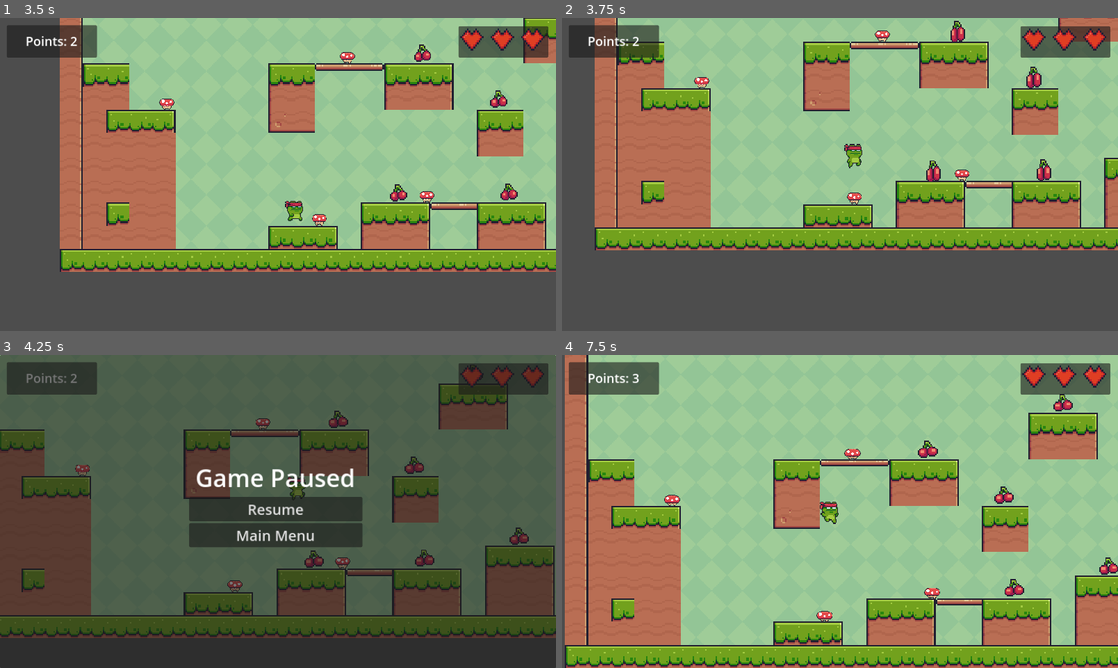
Above: before the commit, frames 1-4 (two rows, left to right).
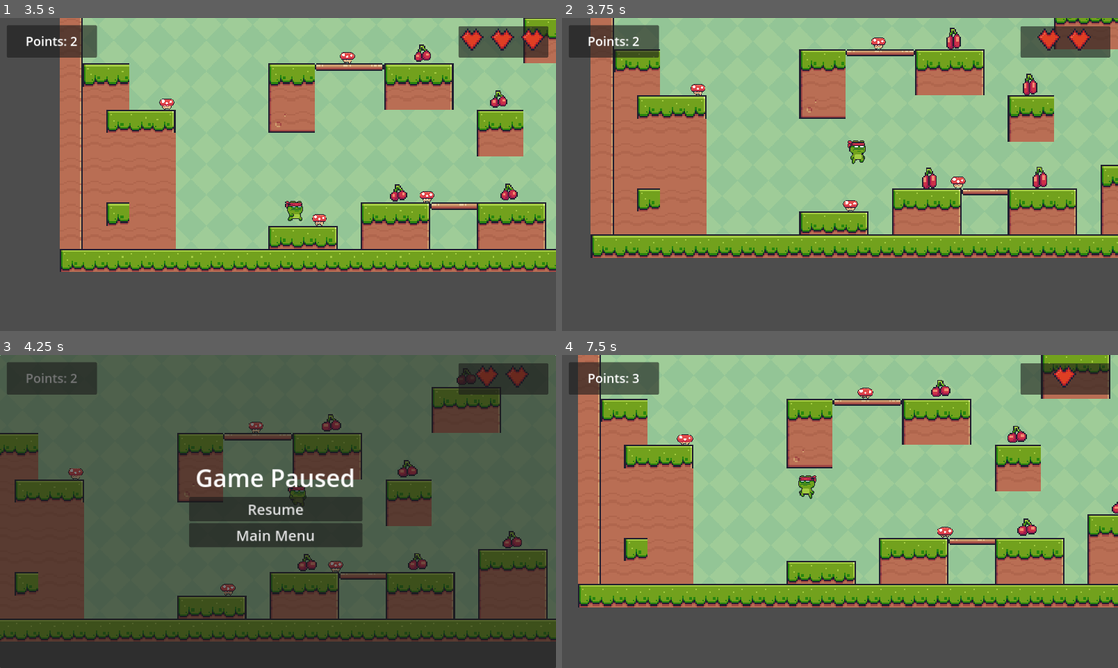
Above: after the commit, the same moments.

Repository: aatansen/2D-Game-Using-Godot-4-Game-Engine
Game: Godot game, scene res://scenes/levels/level1.tscn
Same seed, same stepped clock (60 frames per second), same inputs: the game is played once before the commit and once after it. This scene is started directly instead of the project's main scene.
Inputs:
- Up to frame 1 (3.5 s): hold D (right) 0.53-2.03 s; tap Space (jump) at 0.6, 0.77, 1.07, 1.35, 1.52, 1.82, 2.1, 2.85, 3.02, 3.32 s; hold Left (left) 2.03-2.78 s; hold D (right) from 2.78 s (still down)
- Up to frame 2 (3.75 s): keep holding D (right); tap Space (jump) at 3.6 s
- Up to frame 3 (4.25 s): keep holding D (right); tap Space (jump) at 3.77, 4.07 s; tap Escape (pause) at 4.15 s
- Up to frame 4 (7.5 s): release D (right) at 4.25 s; click "Resume" at 4.25 s; hold Left (left) 5.03-5.78 s; tap Space (jump) at 5.1, 5.27, 5.57, 5.85, 6.6, 6.77, 7.07, 7.35 s; hold D (right) 5.78-6.53 s; hold Left (left) from 6.53 s (still down)

Frame 1 is identical in both runs. In frame 2, 21% of the frame differs, in the area x 5-100%, y 0-77%; in frame 3, 15%; in frame 4, 56%, in the area x 0-100%, y 0-100%.

Commit message:
Health Points increase decrease added and few modification on level design

Diff:
--- a/game_manager.gd
+++ b/game_manager.gd
@@ -1,8 +1,22 @@
 extends Node
 
 @onready var poinst_label: Label = %PoinstLabel
+@export var hearts: Array[Node]
 
 var points=0
+var lives=3
+
+func decrease_health():
+	lives-=1
+	print(lives)
+	for h in 3:
+		if h<lives:
+			hearts[h].show()
+		else:
+			hearts[h].hide()
+	if lives<=0:
+		get_tree().reload_current_scene()
+
 func add_point():
 	points+=1
 	poinst_label.text = "Points: " + str(points)
--- a/scenes/game_objects/enemy.gd
+++ b/scenes/game_objects/enemy.gd
@@ -1,9 +1,11 @@
 extends RigidBody2D
-
+@onready var game_manager: Node = %GameManager
 
 func _on_area_2d_body_entered(body: Node2D) -> void:
 	if body.name == "CharacterBody2D":
 		var y_delta=position.y-body.position.y
+		var x_delta=body.position.x-position.x
+		print("x delta value: ",x_delta)
 		if y_delta>47:
 			print("Destroy Enemy ",y_delta)
 			queue_free()
@@ -11,3 +13,8 @@
 		else:
 			print("Health Decrease ",y_delta)
 			#body.queue_free()
+			game_manager.decrease_health()
+			if x_delta>0:
+				body.jump_side(500)
+			else:
+				body.jump_side(-500)
--- a/scenes/game_objects/main_character.gd
+++ b/scenes/game_objects/main_character.gd
@@ -7,6 +7,10 @@
 
 func jump():
 	velocity.y=JUMP_VELOCITY
+
+func jump_side(x):
+	velocity.y=JUMP_VELOCITY
+	velocity.x=x
 
 func _physics_process(delta: float) -> void:
 	#Animations
--- a/scenes/levels/level1.tscn
+++ b/scenes/levels/level1.tscn
@@ -180,9 +180,10 @@
 
 [node name="Node" type="Node"]
 
-[node name="GameManager" type="Node" parent="."]
+[node name="GameManager" type="Node" parent="." node_paths=PackedStringArray("hearts")]
 unique_name_in_owner = true
 script = ExtResource("5_fdjay")
+hearts = [NodePath("../UI/hearts/HBoxContainer/heart"), NodePath("../UI/hearts/HBoxContainer/heart2"), NodePath("../UI/hearts/HBoxContainer/heart3")]
 
 [node name="Scene Objects" type="Node" parent="."]
 
--- a/scenes/levels/level2.tscn
+++ b/scenes/levels/level2.tscn
@@ -7,6 +7,9 @@
 [ext_resource type="PackedScene" uid="uid://2sb5yocutbej" path="res://scenes/game_objects/collectable.tscn" id="5_kimx6"]
 [ext_resource type="PackedScene" uid="uid://dyx7uld14q1yo" path="res://scenes/game_objects/finish.tscn" id="6_7tdav"]
 [ext_resource type="PackedScene" uid="uid://cwwndb167u0wu" path="res://scenes/levels/level3.tscn" id="7_x4m70"]
+[ext_resource type="Texture2D" uid="uid://c4er2ppf7uv6w" path="res://assets/objects/heart.png" id="8_21chk"]
+[ext_resource type="Script" path="res://scenes/levels/pause.gd" id="9_ido3g"]
+[ext_resource type="PackedScene" uid="uid://ba5kh4sf4kxh4" path="res://scenes/game_objects/enemy.tscn" id="9_xxh5v"]
 
 [sub_resource type="TileSetAtlasSource" id="TileSetAtlasSource_yik4t"]
 texture = ExtResource("3_f4ach")
@@ -193,9 +196,10 @@
 
 [node name="Node" type="Node"]
 
-[node name="GameManager" type="Node" parent="."]
+[node name="GameManager" type="Node" parent="." node_paths=PackedStringArray("hearts")]
 unique_name_in_owner = true
 script = ExtResource("1_hv5gx")
+hearts = [NodePath("../UI/hearts/HBoxContainer/heart"), NodePath("../UI/hearts/HBoxContainer/heart2"), NodePath("../UI/hearts/HBoxContainer/heart3")]
 
 [node name="Scene Objects" type="Node" parent="."]
 
@@ -260,6 +264,47 @@
 [node name="Finish" parent="Scene Objects" instance=ExtResource("6_7tdav")]
 position = Vector2(2329, 112)
 target_level = ExtResource("7_x4m70")
+
+[node name="Enemies" type="Node" parent="Scene Objects"]
+
+[node name="Enemy" parent="Scene Objects/Enemies" instance=ExtResource("9_xxh5v")]
+position = Vector2(117, 458)
+
+[node name="Enemy2" parent="Scene Objects/Enemies" instance=ExtResource("9_xxh5v")]
+position = Vector2(504, 364)
+
+[node name="Enemy3" parent="Scene Objects/Enemies" instance=ExtResource("9_xxh5v")]
+position = Vector2(894, 508)
+
+[node name="Enemy4" parent="Scene Objects/Enemies" instance=ExtResource("9_xxh5v")]
+position = Vector2(1180, 363)
+
+[node name="Enemy5" parent="Scene Objects/Enemies" instance=ExtResource("9_xxh5v")]
+position = Vector2(1176, 164)
+
+[node name="Enemy6" parent="Scene Objects/Enemies" instance=ExtResource("9_xxh5v")]
+position = Vector2(844, 169)
+
+[node name="Enemy7" parent="Scene Objects/Enemies" instance=ExtResource("9_xxh5v")]
+position = Vector2(1676, 218)
+
+[node name="Enemy8" parent="Scene Objects/Enemies" instance=ExtResource("9_xxh5v")]
+position = Vector2(2183, 603)
+
+[node name="Enemy9" parent="Scene Objects/Enemies" instance=ExtResource("9_xxh5v")]
+position = Vector2(2283, 315)
+
+[node name="Enemy10" parent="Scene Objects/Enemies" instance=ExtResource("9_xxh5v")]
+position = Vector2(2037, 505)
+
+[node name="Enemy11" parent="Scene Objects/Enemies" instance=ExtResource("9_xxh5v")]
+position = Vector2(1559, 601)
+
+[node name="Enemy12" parent="Scene Objects/Enemies" instance=ExtResource("9_xxh5v")]
+position = Vector2(1751, 459)
+
+[node name="Enemy13" parent="Scene Objects/Enemies" instance=ExtResource("9_xxh5v")]
+position = Vector2(1912, 363)
 
 [node name="UI" type="CanvasLayer" parent="."]
 
@@ -281,3 +326,94 @@
 text = "Points: 0"
 horizontal_alignment = 1
 vertical_alignment = 1
+
+[node name="hearts" type="Panel" parent="UI"]
+anchors_preset = 1
+anchor_left = 1.0
+anchor_right = 1.0
+offset_left = -202.0
+offset_top = 17.0
+offset_right = -16.0
+offset_bottom = 82.0
+grow_horizontal = 0
+
+[node name="HBoxContainer" type="HBoxContainer" parent="UI/hearts"]
+layout_mode = 0
+offset_right = 185.0
+offset_bottom = 59.0
+alignment = 1
+
+[node name="heart" type="TextureRect" parent="UI/hearts/HBoxContainer"]
+texture_filter = 1
+layout_mode = 2
+texture = ExtResource("8_21chk")
+expand_mode = 2
+
+[node name="heart2" type="TextureRect" parent="UI/hearts/HBoxContainer"]
+texture_filter = 1
+layout_mode = 2
+texture = ExtResource("8_21chk")
+expand_mode = 2
+
+[node name="heart3" type="TextureRect" parent="UI/hearts/HBoxContainer"]
+texture_filter = 1
+layout_mode = 2
+texture = ExtResource("8_21chk")
+expand_mode = 2
+
+[node name="Pause" type="Node" parent="UI"]
+script = ExtResource("9_ido3g")
+
+[node name="PausePanel" type="Panel" parent="UI/Pause"]
+unique_name_in_owner = true
+visible = false
+anchors_preset = 15
+anchor_right = 1.0
+anchor_bottom = 1.0
+grow_horizontal = 2
+grow_vertical = 2
+
+[node name="Label" type="Label" parent="UI/Pause/PausePanel"]
+layout_mode = 1
+anchors_preset = 8
+anchor_left = 0.5
+anchor_top = 0.5
+anchor_right = 0.5
+anchor_bottom = 0.5
+offset_left = -171.0
+offset_top = -105.0
+offset_right = 160.0
+offset_bottom = -36.0
+grow_horizontal = 2
+grow_vertical = 2
+theme_override_font_sizes/font_size = 50
+text = "Game Paused"
+
+[node name="VBoxContainer" type="VBoxContainer" parent="UI/Pause/PausePanel"]
+layout_mode = 1
+anchors_preset = 8
+anchor_left = 0.5
+anchor_top = 0.5
+anchor_right = 0.5
+anchor_bottom = 0.5
+offset_left = -184.0
+offset_top = -30.0
+offset_right = 175.0
+offset_bottom = 112.0
+grow_horizontal = 2
+grow_vertical = 2
+
+[node name="Resume_btn" type="Button" parent="UI/Pause/PausePanel/VBoxContainer"]
+process_mode = 3
+layout_mode = 2
+theme_override_font_sizes/font_size = 30
+text = "Resume"
+
+[node name="Main_menu_btn" type="Button" parent="UI/Pause/PausePanel/VBoxContainer"]
+process_mode = 3
+layout_mode = 2
+theme_override_font_sizes/font_size = 30
+text = "Main Menu"
+
+[connection signal="pressed" from="UI/Pause/PausePanel/VBoxContainer/Resume_btn" to="UI/Pause" method="_on_resume_btn_pressed"]
+[connection signal="pressed" from="UI/Pause/PausePanel/VBoxContainer/Main_menu_btn" to="UI/Pause" method="_on_main_menu_btn_pressed"]
--- a/scenes/levels/level3.tscn
+++ b/scenes/levels/level3.tscn
@@ -8,6 +8,9 @@
 [ext_resource type="PackedScene" uid="uid://dyx7uld14q1yo" path="res://scenes/game_objects/finish.tscn" id="6_xnaca"]
 [ext_resource type="PackedScene" uid="uid://ux11bc04xnl5" path="res://scenes/menu/main_menu.tscn" id="7_h1bym"]
 [ext_resource type="Script" path="res://scenes/game_objects/fall_area.gd" id="8_1o0y8"]
+[ext_resource type="Texture2D" uid="uid://c4er2ppf7uv6w" path="res://assets/objects/heart.png" id="9_14mwh"]
+[ext_resource type="PackedScene" uid="uid://ba5kh4sf4kxh4" path="res://scenes/game_objects/enemy.tscn" id="9_qonfe"]
+[ext_resource type="Script" path="res://scenes/levels/pause.gd" id="11_37a84"]
 
 [sub_resource type="TileSetAtlasSource" id="TileSetAtlasSource_yik4t"]
 texture = ExtResource("3_41j4n")
@@ -220,9 +223,10 @@
 
 [node name="Node" type="Node"]
 
-[node name="GameManager" type="Node" parent="."]
+[node name="GameManager" type="Node" parent="." node_paths=PackedStringArray("hearts")]
 unique_name_in_owner = true
 script = ExtResource("1_ajq17")
+hearts = [NodePath("../UI/hearts/HBoxContainer/heart"), NodePath("../UI/hearts/HBoxContainer/heart2"), NodePath("../UI/hearts/HBoxContainer/heart3")]
 
 [node name="Scene Objects" type="Node" parent="."]
 
@@ -236,7 +240,7 @@
 [node name="TileMapLayer" type="TileMapLayer" parent="Scene Objects"]
 texture_filter = 1
 scale = Vector2(3, 3)
-tile_map_data = PackedByteArray("AAAAAA0AAQAHAAgAAAABAA0AAQA …(3104 unchanged characters)… RAAIAAAAKAAcAAQASAAIAAAALAAcAAQATAAIAAAA=")
+tile_map_data = PackedByteArray("AAAAAA0AAQAHAAgAAAABAA0AAQA …(3104 unchanged characters)… RAAIAAAAKAAcAAQASAAIAAAALAAcAAQATAAIAAAApAAoAAQARAAIAAAAqAAoAAQASAAIAAAArAAoAAQATAAIAAAA=")
 tile_set = SubResource("TileSet_vm2yk")
 
 [node name="CharacterBody2D" parent="Scene Objects" instance=ExtResource("4_k6tmr")]
@@ -294,6 +298,35 @@
 
 [node name="CollisionShape2D" type="CollisionShape2D" parent="Scene Objects/Area2D"]
 shape = SubResource("WorldBoundaryShape2D_c2uit")
+
+[node name="Enemies" type="Node" parent="Scene Objects"]
+
+[node name="Enemy" parent="Scene Objects/Enemies" instance=ExtResource("9_qonfe")]
+position = Vector2(262, 410)
+
+[node name="Enemy2" parent="Scene Objects/Enemies" instance=ExtResource("9_qonfe")]
+position = Vector2(786, 506)
+
+[node name="Enemy3" parent="Scene Objects/Enemies" instance=ExtResource("9_qonfe")]
+position = Vector2(1388, 508)
+
+[node name="Enemy4" parent="Scene Objects/Enemies" instance=ExtResource("9_qonfe")]
+position = Vector2(775, 171)
+
+[node name="Enemy5" parent="Scene Objects/Enemies" instance=ExtResource("9_qonfe")]
+position = Vector2(2145, 598)
+
+[node name="Enemy6" parent="Scene Objects/Enemies" instance=ExtResource("9_qonfe")]
+position = Vector2(2243, 124)
+
+[node name="Enemy7" parent="Scene Objects/Enemies" instance=ExtResource("9_qonfe")]
+position = Vector2(2325, 454)
+
+[node name="Enemy8" parent="Scene Objects/Enemies" instance=ExtResource("9_qonfe")]
+position = Vector2(1179, 591)
+
+[node name="Enemy9" parent="Scene Objects/Enemies" instance=ExtResource("9_qonfe")]
+position = Vector2(978, 169)
 
 [node name="UI" type="CanvasLayer" parent="."]
 
@@ -316,4 +349,94 @@
 horizontal_alignment = 1
 vertical_alignment = 1
 
+[node name="hearts" type="Panel" parent="UI"]
+anchors_preset = 1
+anchor_left = 1.0
+anchor_right = 1.0
+offset_left = -202.0
+offset_top = 17.0
+offset_right = -16.0
+offset_bottom = 82.0
+grow_horizontal = 0
+
+[node name="HBoxContainer" type="HBoxContainer" parent="UI/hearts"]
+layout_mode = 0
+offset_right = 185.0
+offset_bottom = 59.0
+alignment = 1
+
+[node name="heart" type="TextureRect" parent="UI/hearts/HBoxContainer"]
+texture_filter = 1
+layout_mode = 2
+texture = ExtResource("9_14mwh")
+expand_mode = 2
+
+[node name="heart2" type="TextureRect" parent="UI/hearts/HBoxContainer"]
+texture_filter = 1
+layout_mode = 2
+texture = ExtResource("9_14mwh")
+expand_mode = 2
+
+[node name="heart3" type="TextureRect" parent="UI/hearts/HBoxContainer"]
+texture_filter = 1
+layout_mode = 2
+texture = ExtResource("9_14mwh")
+expand_mode = 2
+
+[node name="Pause" type="Node" parent="UI"]
+script = ExtResource("11_37a84")
+
+[node name="PausePanel" type="Panel" parent="UI/Pause"]
+unique_name_in_owner = true
+visible = false
+anchors_preset = 15
+anchor_right = 1.0
+anchor_bottom = 1.0
+grow_horizontal = 2
+grow_vertical = 2
+
+[node name="Label" type="Label" parent="UI/Pause/PausePanel"]
+layout_mode = 1
+anchors_preset = 8
+anchor_left = 0.5
+anchor_top = 0.5
+anchor_right = 0.5
+anchor_bottom = 0.5
+offset_left = -171.0
+offset_top = -105.0
+offset_right = 160.0
+offset_bottom = -36.0
+grow_horizontal = 2
+grow_vertical = 2
+theme_override_font_sizes/font_size = 50
+text = "Game Paused"
+
+[node name="VBoxContainer" type="VBoxContainer" parent="UI/Pause/PausePanel"]
+layout_mode = 1
+anchors_preset = 8
+anchor_left = 0.5
+anchor_top = 0.5
+anchor_right = 0.5
+anchor_bottom = 0.5
+offset_left = -184.0
+offset_top = -30.0
+offset_right = 175.0
+offset_bottom = 112.0
+grow_horizontal = 2
+grow_vertical = 2
+
+[node name="Resume_btn" type="Button" parent="UI/Pause/PausePanel/VBoxContainer"]
+process_mode = 3
+layout_mode = 2
+theme_override_font_sizes/font_size = 30
+text = "Resume"
+
+[node name="Main_menu_btn" type="Button" parent="UI/Pause/PausePanel/VBoxContainer"]
+process_mode = 3
+layout_mode = 2
+theme_override_font_sizes/font_size = 30
+text = "Main Menu"
+
 [connection signal="body_entered" from="Scene Objects/Area2D" to="Scene Objects/Area2D" method="_on_body_entered"]
+[connection signal="pressed" from="UI/Pause/PausePanel/VBoxContainer/Resume_btn" to="UI/Pause" method="_on_resume_btn_pressed"]
+[connection signal="pressed" from="UI/Pause/PausePanel/VBoxContainer/Main_menu_btn" to="UI/Pause" method="_on_main_menu_btn_pressed"]
Not shown, changed: export_presets.cfg
Not shown: 1 places in scenes/levels/level2.tscn that only renumber resources
Not shown: 1 places in scenes/levels/level3.tscn that only renumber resources
Not shown, changed: README.md
